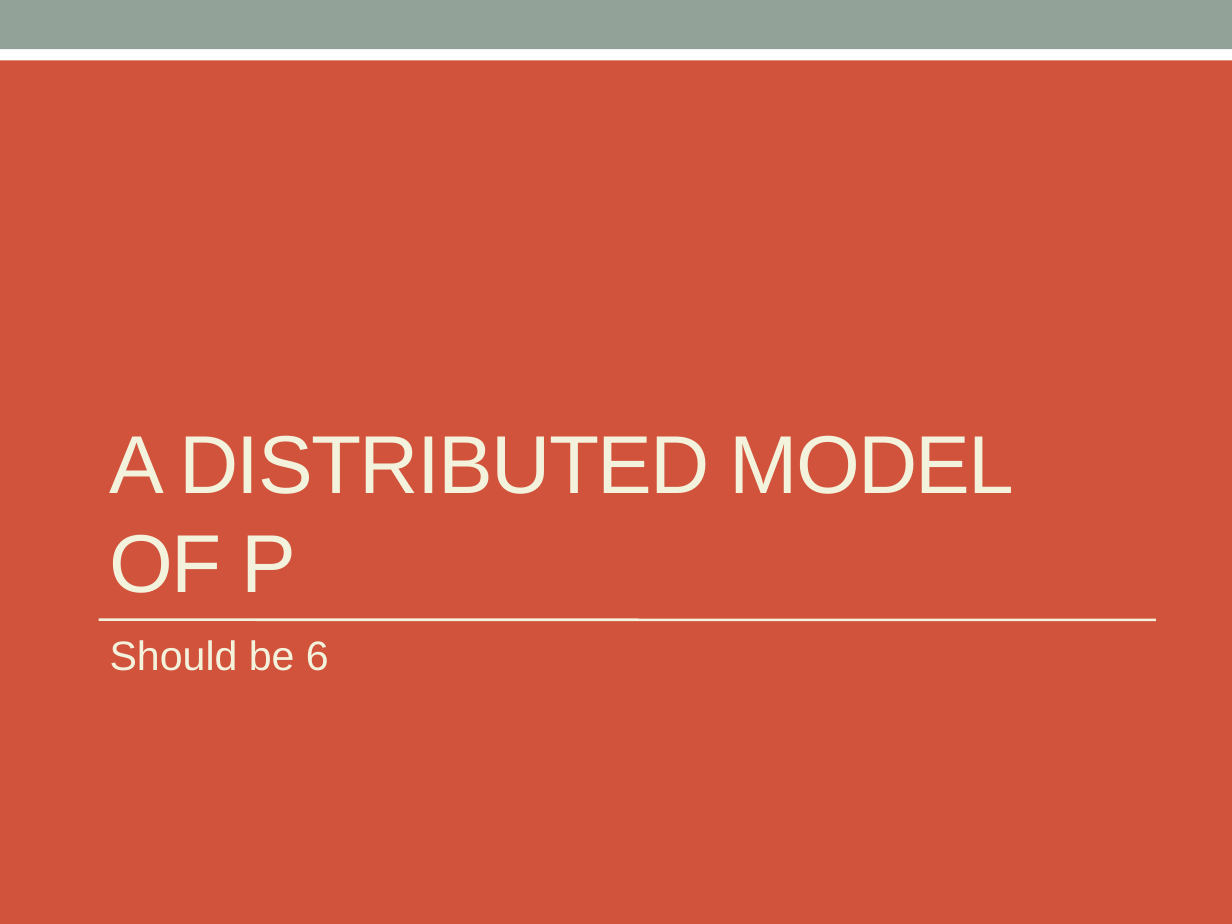
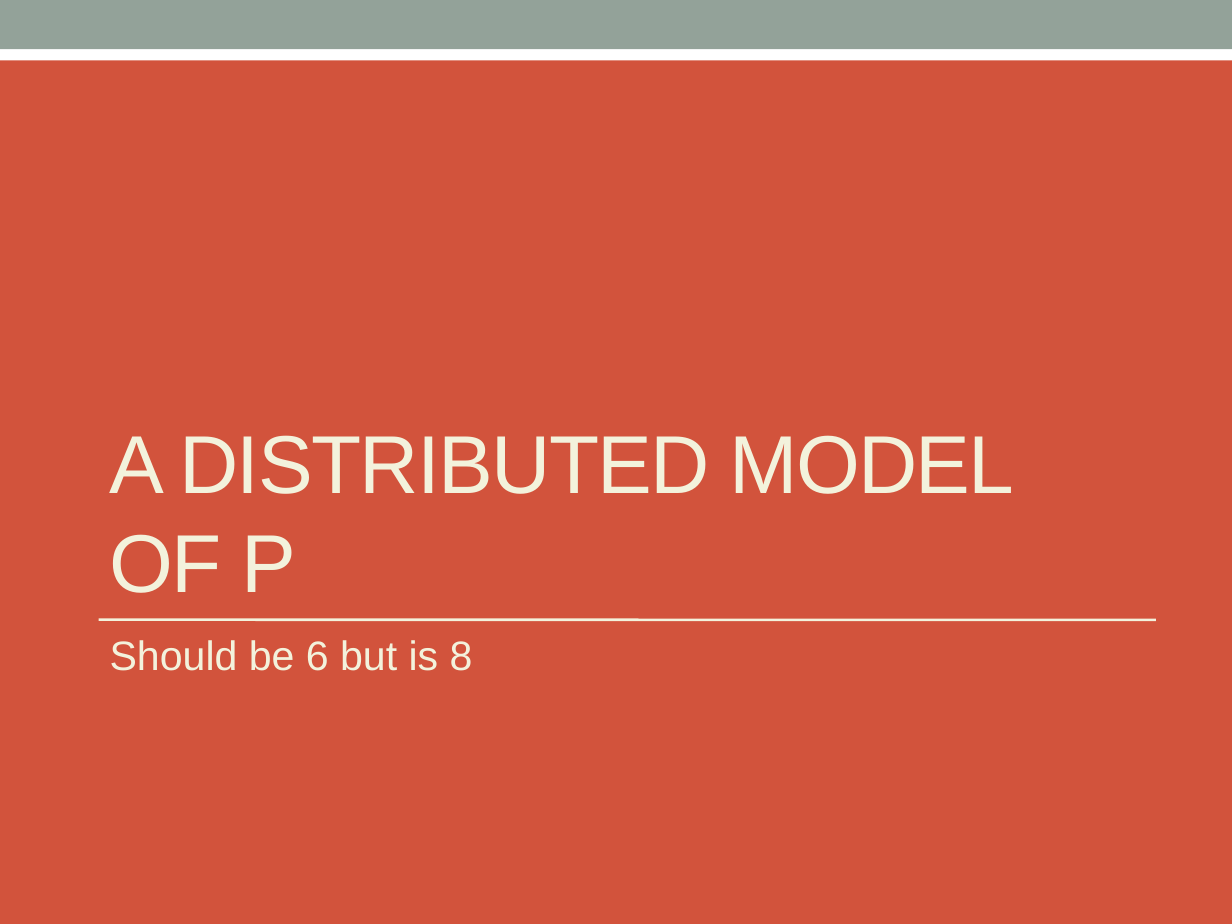
Before and after one commit to 05dirnbe/defense, a slide deck: slide 14 of draft.pptx. Drawn at 1232x924 pixels with LibreOffice and Linux fonts; fonts in the diff are those of the drawing. Boxes give left, top, right and bottom in pixels: in the first picture for what was removed or moved away, otherwise in the second. Text is boxed around its words. In the diff, an @@ line names an element or a change of style, - is before the commit and + after.

```diff
--- a/draft.pptx
+++ b/draft.pptx
@@ text at [110, 640, 473, 671]: text changed @@
-Should be 6
+Should be 6 but is 8
```
Also in this commit, not shown: 2 other slides changed, 4 slides added, 1 slide removed.
